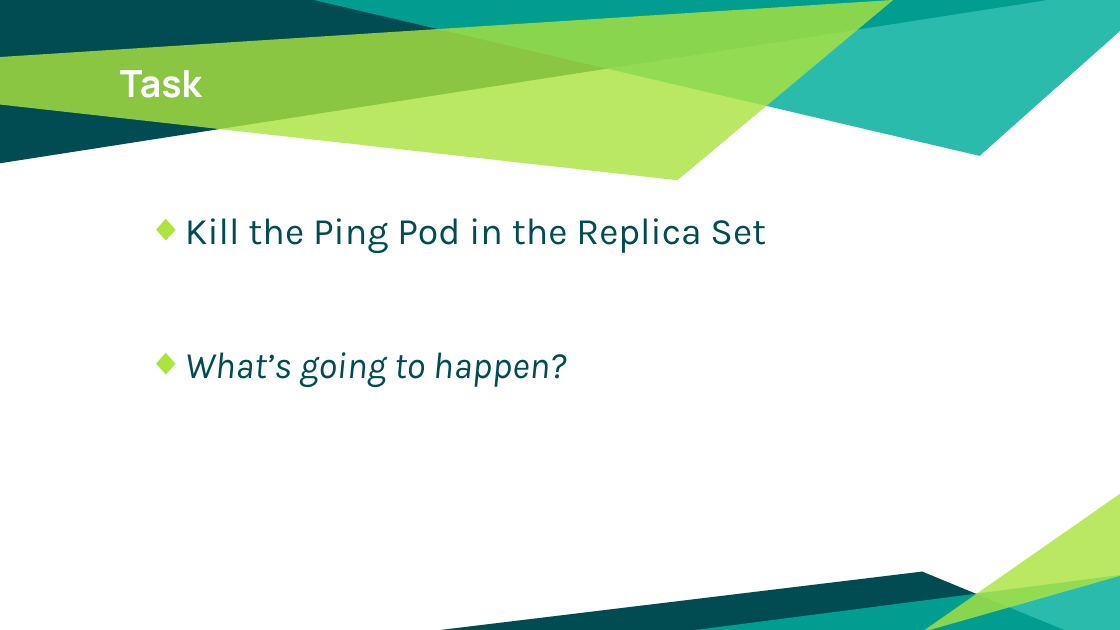
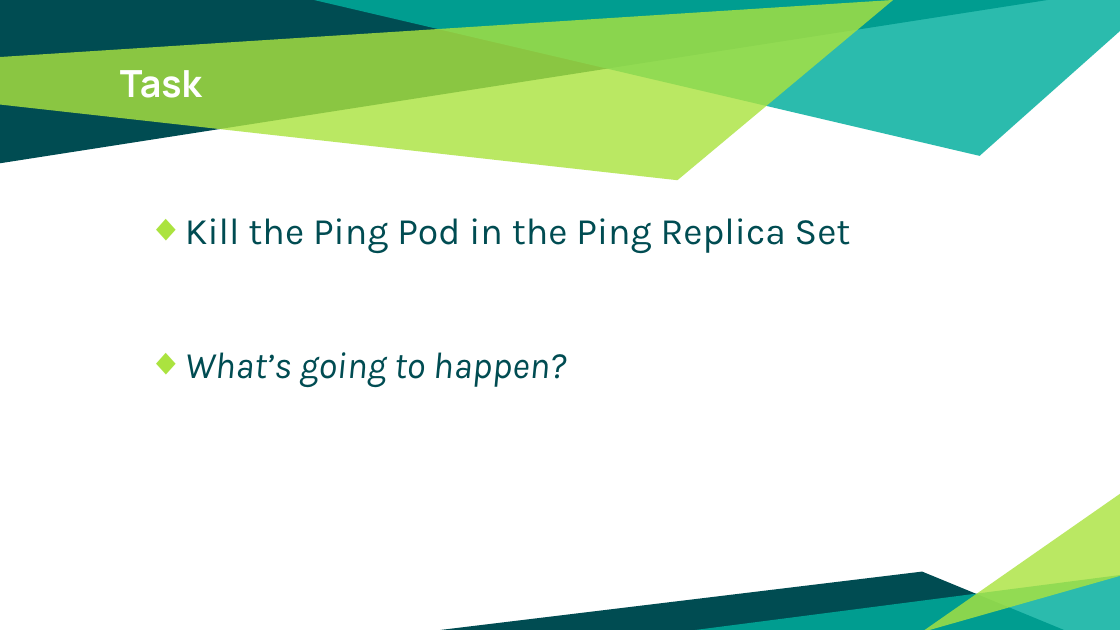
Before and after one commit to patrocinio/chaos-monkey-playing-ping-pong, a slide deck: slide 11 of v2/Presentation/Kubernetes-Resilience.pptx (slide 18 before the commit). Drawn at 1120x630 pixels with LibreOffice and Linux fonts; fonts in the diff are those of the drawing. Boxes give left, top, right and bottom in pixels: in the first picture for what was removed or moved away, otherwise in the second. Text is boxed around its words. In the diff, an @@ line names an element or a change of style, - is before the commit and + after.

```diff
--- a/v2/Presentation/Kubernetes-Resilience.pptx
+++ b/v2/Presentation/Kubernetes-Resilience.pptx
@@ text at (x1=185, y1=218, x2=851, y2=254): text changed @@
-◆ Kill the Ping Pod in the Replica Set
+◆ Kill the Ping Pod in the Ping Replica Set
```
Also in this commit, not shown: 5 other slides changed, 7 slides removed.
